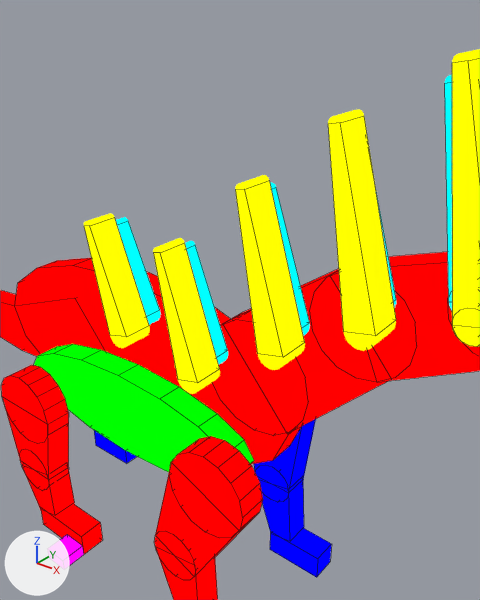
What one commit did to the Blender file assets-source/blender/motion/amargasaurus-hop.blend.
One viewpoint serves both versions: a camera (50 mm lens) standing at (86.49, -30.36, 42.7) and looking at (85.35, -28.94, 41.82). The axes (+X, +Y, +Z) are drawn at lower left. The lights are the same throughout. The picture after the commit comes second. Mesh edges are drawn as thin lines on the coarser meshes.

The first picture shows 'DinoTycoon_Motion_amargasaurus_hop_belly', 'DinoTycoon_Motion_amargasaurus_hop_near_front_joint_0', 'DinoTycoon_Motion_amargasaurus_hop_near_spine0_0', 'DinoTycoon_Motion_amargasaurus_hop_near_spine1_0', 'DinoTycoon_Motion_amargasaurus_hop_near_spine2_0', 'DinoTycoon_Motion_amargasaurus_hop_near_spine3_0', 'DinoTycoon_Motion_amargasaurus_hop_near_spine4_0', 'DinoTycoon_Motion_amargasaurus_hop_neck_0', 'DinoTycoon_Motion_amargasaurus_hop_neck_1', 'DinoTycoon_Motion_amargasaurus_hop_neck_joint_0', 'DinoTycoon_Motion_amargasaurus_hop_neck_joint_1', 'DinoTycoon_Motion_amargasaurus_hop_trunk' and 40 more.
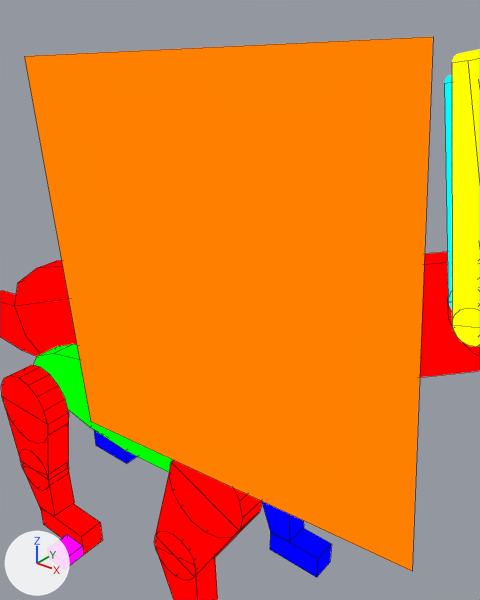
The newer file adds a shape key; the second version is drawn at full value of the shape key 'hop_03' of 'DinoTycoon_Motion_amargasaurus_hop_eye_white', and the change is written as the vertex moves it makes.

Where the change shows, as pixel boxes [x1, y1, x2, y2] in the pictures (480 x 600 px):
'DinoTycoon_Motion_amargasaurus_hop_eye_white', added (orange)
    after: [24, 37, 433, 571]
'DinoTycoon_Motion_amargasaurus_hop_belly', unchanged, covered by the edit
    before: [34, 344, 254, 472]
    after: [34, 344, 173, 472]
'DinoTycoon_Motion_amargasaurus_hop_trunk', unchanged, covered by the edit
    before: [15, 258, 302, 464]
    after: [15, 260, 77, 354]
'DinoTycoon_Motion_amargasaurus_hop_near_spine3_0', unchanged, covered by the edit
    before: [328, 116, 396, 336]
'DinoTycoon_Motion_amargasaurus_hop_near_spine2_0', unchanged, covered by the edit
    before: [235, 180, 305, 357]

Patch to the scene script:
```diff
--- a/assets-source/blender/motion/amargasaurus-hop.blend.py
+++ b/assets-source/blender/motion/amargasaurus-hop.blend.py
@@ mat_dinotycoon_role_y @@
+mat_dinotycoon_role_y = emission_material('DinoTycoon_Role_Y')
+mat_dinotycoon_role_y.base_color = (1.0, 0.216, 0.0)  # orange #ff8000
@@ me_dinotycoon_motion_amargasaurus_hop_sample_eye_white @@
+me_dinotycoon_motion_amargasaurus_hop_sample_eye_white.from_pydata([(84.5, -29.0, 42.47), (85.9, -29.0, 42.59), (86.02, -29.0, 41.2), (84.63, -29.0, 41.08), (84.5, -29.0, 42.47), (85.9, -29.0, 42.59), (86.02, -29.0, 41.2), (84.63, -29.0, 41.08)], [], [(3, 2, 1, 0), (4, 5, 6, 7), (0, 1, 5, 4), (1, 2, 6, 5), (2, 3, 7, 6), (3, 0, 4, 7)])
+me_dinotycoon_motion_amargasaurus_hop_sample_eye_white.materials.append(mat_dinotycoon_role_y)  # orange #ff8000
@@ ob_dinotycoon_motion_amargasaurus_hop_eye_white @@
+ob_dinotycoon_motion_amargasaurus_hop_eye_white = bpy.data.objects.new('DinoTycoon_Motion_amargasaurus_hop_eye_white', me_dinotycoon_motion_amargasaurus_hop_sample_eye_white)
+ob_dinotycoon_motion_amargasaurus_hop_eye_white.location = (0.0, 0.0, 0.0)
```
